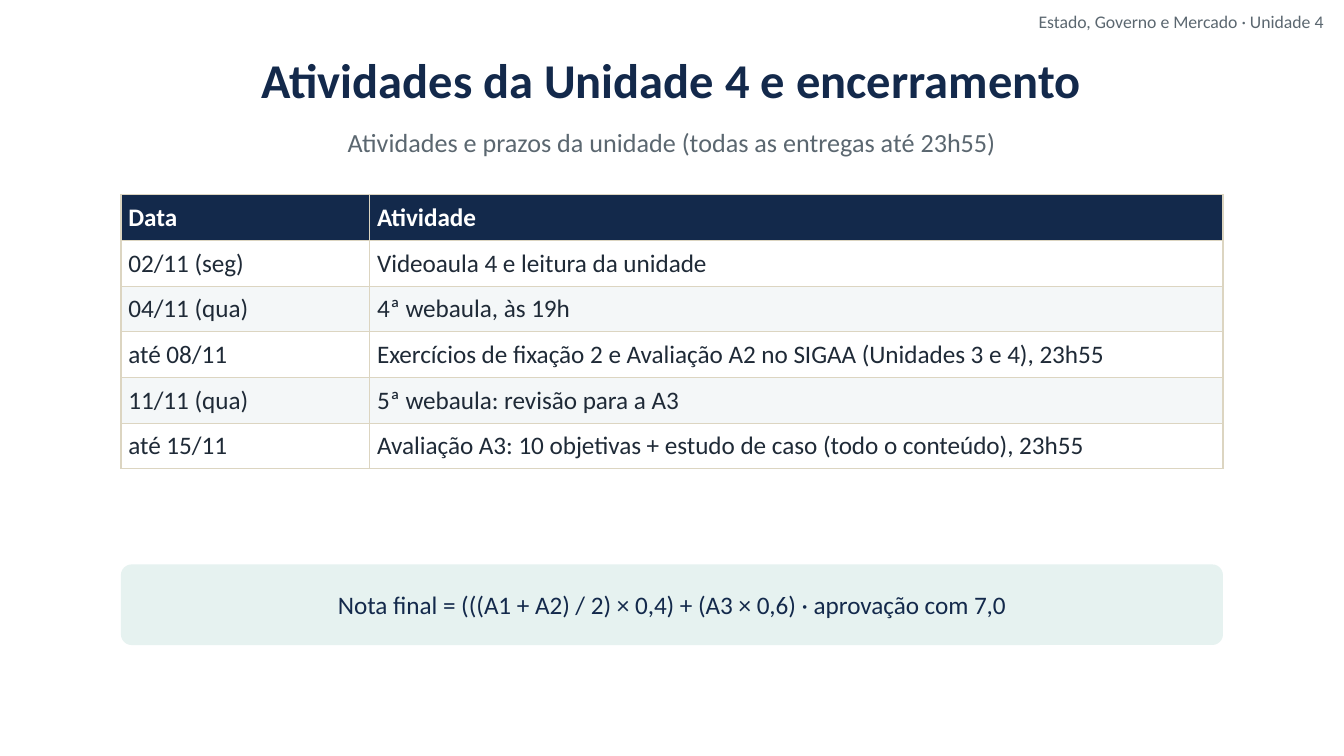
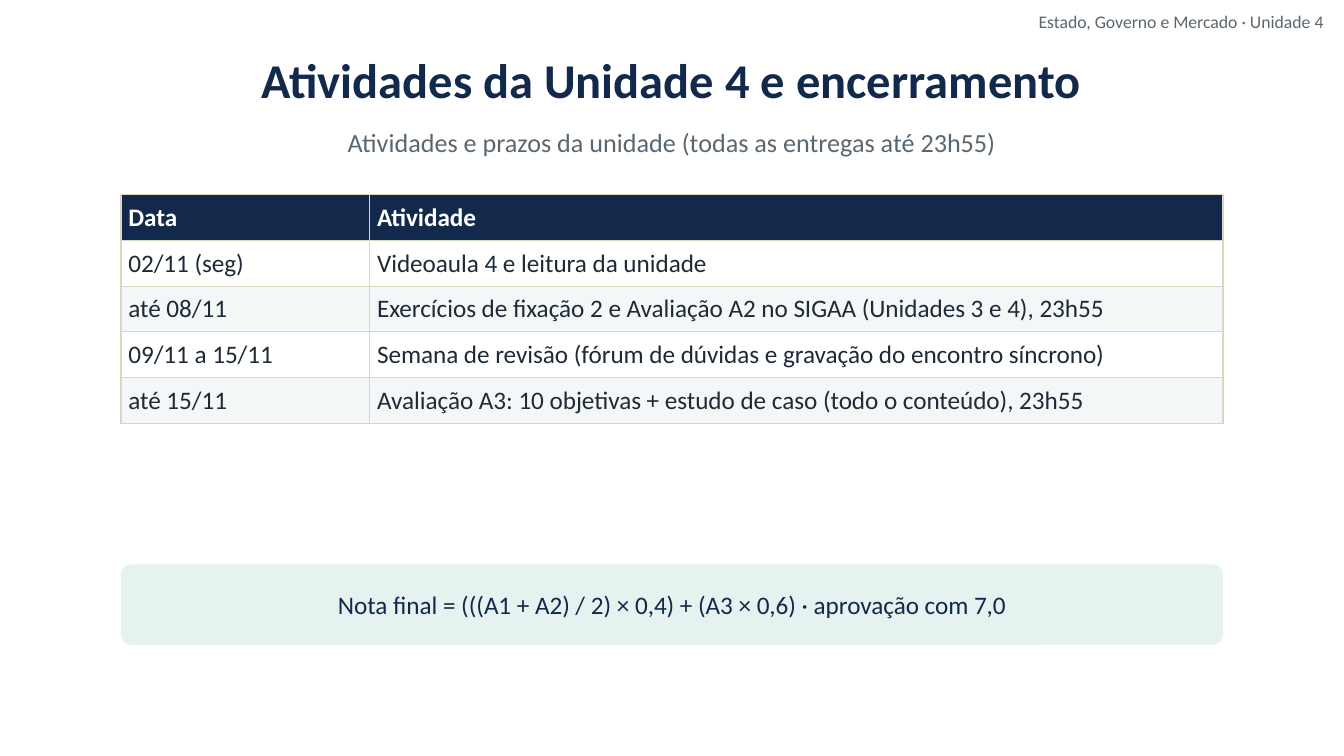
Before and after one commit to cleitonfranco74/gestao_publica, a slide deck: slide 18 of disciplina-01-estado-governo-mercado/materiais/04_Unidade_4_Modelos_de_Estado_e_Brasil.pptx. Drawn at 1344x756 pixels with LibreOffice and Linux fonts; fonts in the diff are those of the drawing; background and template pictures are left out. Boxes give left, top, right and bottom in pixels: in the first picture for what was removed or moved away, otherwise in the second. Text is boxed around its words. In the diff, an @@ line names an element or a change of style, - is before the commit and + after.

```diff
--- a/disciplina-01-estado-governo-mercado/materiais/04_Unidade_4_Modelos_de_Estado_e_Brasil.pptx
+++ b/disciplina-01-estado-governo-mercado/materiais/04_Unidade_4_Modelos_de_Estado_e_Brasil.pptx
@@ table at bbox=[121, 195, 1223, 418] @@
-row 3: 04/11 (qua) | 4ª webaula, às 19h
-row 4, column 1: 11/11 (qua)
+row 4, column 1: 09/11 a 15/11
-row 4, column 2: 5ª webaula: revisão para a A3
+row 4, column 2: Semana de revisão (fórum de dúvidas e gravação do encontro síncrono)
```
Also in this commit, not shown: 1 other slide changed, 17 other files.
